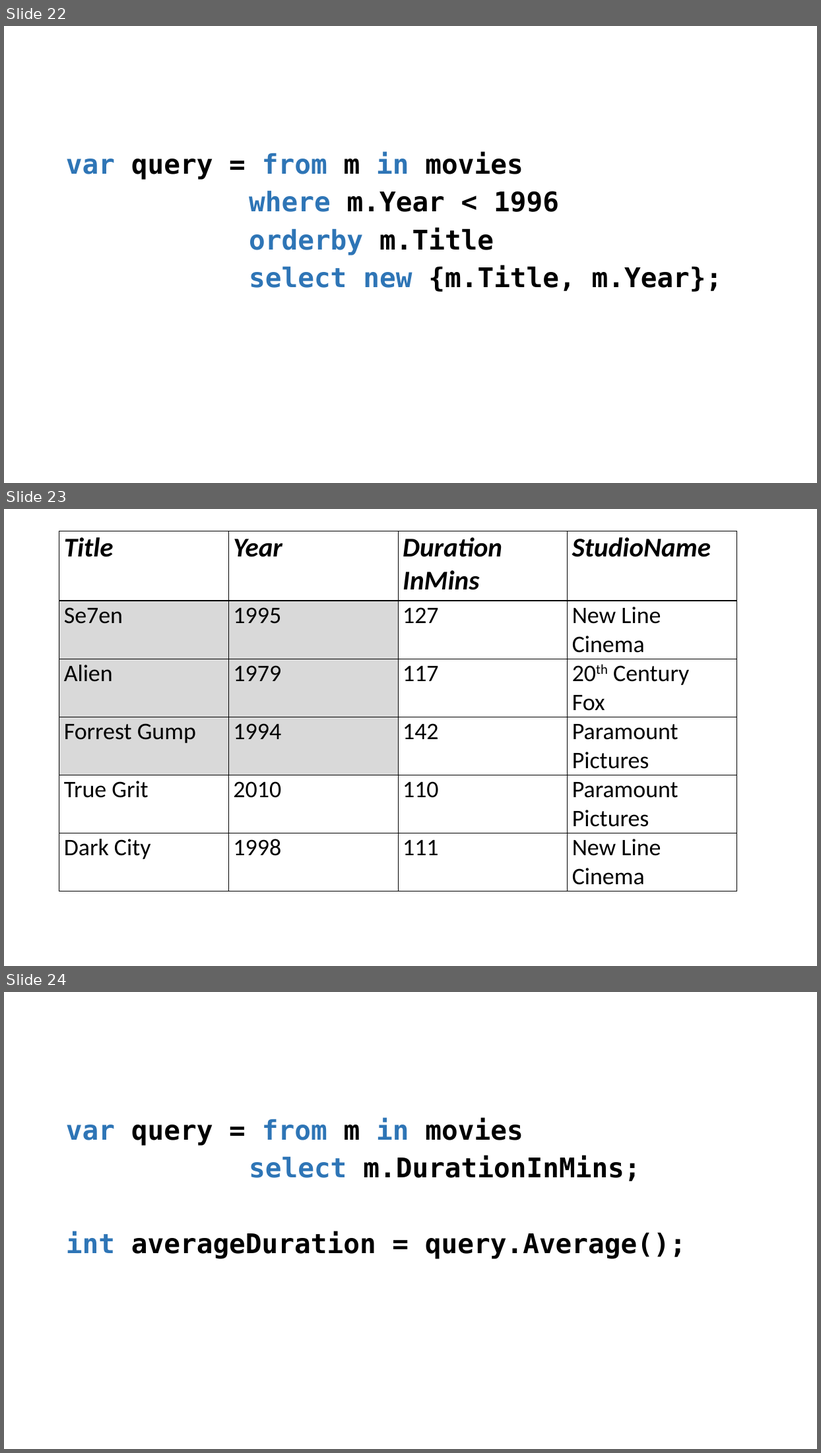
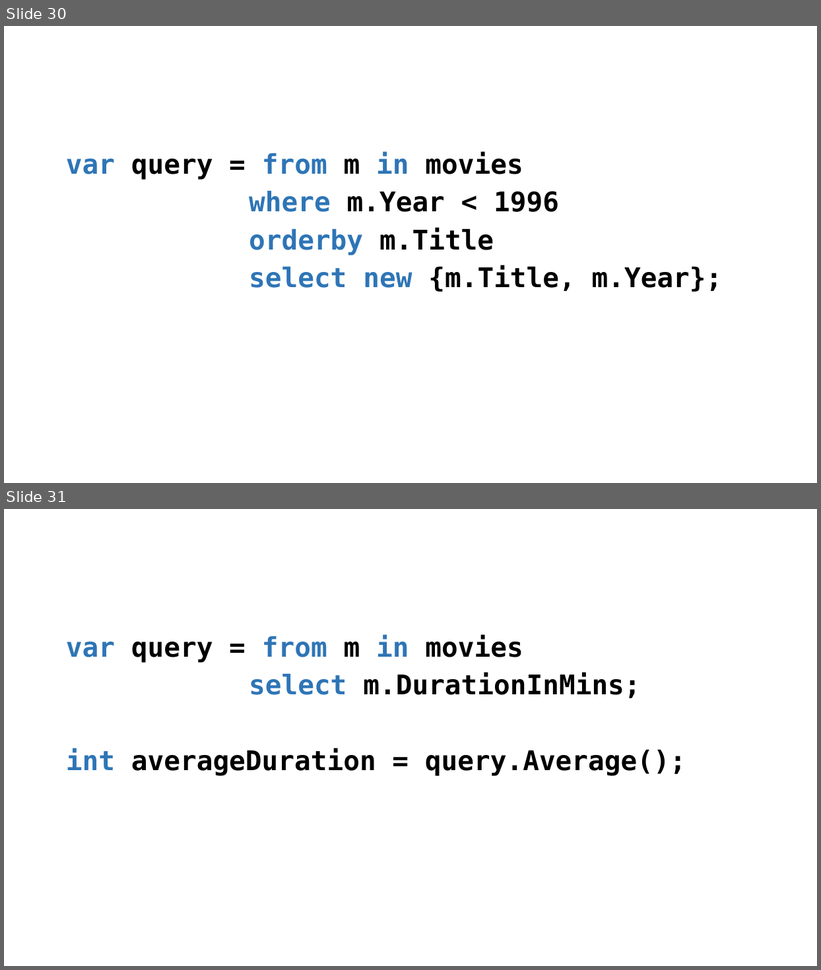
Before and after one commit to perslaursen/OOProg22, a slide deck: Chap/Prog03/Presentations/LINQ.pptx. Shown one above the other, each under a label of ours: slides 22, 23 and 24 before the commit, slides 30 and 31 after it. The pictures are 821x1453 and 821x970 pixels, drawn with LibreOffice and Linux fonts; fonts in the diff are those of the drawing. Boxes give left, top, right and bottom in pixels: in the first picture for what was removed or moved away, otherwise in the second. Text is boxed around its words. In the diff, an @@ line names an element or a change of style, - is before the commit and + after.

```diff
--- a/Chap/Prog03/Presentations/LINQ.pptx
+++ b/Chap/Prog03/Presentations/LINQ.pptx
@@ slide 23 removed at bbox=[4, 509, 817, 966], background #FFFFFF @@
@@ table removed at bbox=[59, 531, 738, 892], 6 rows, 4 columns @@
-Title | Year | Duration / InMins | StudioName
-Se7en | 1995 | 127 | New Line Cinema
-Alien | 1979 | 117 | 20th Century / Fox
-Forrest Gump | 1994 | 142 | Paramount Pictures
-True Grit | 2010 | 110 | Paramount Pictures
-Dark City | 1998 | 111 | New Line Cinema
@@ what was slide 22 is now slide 30 @@
@@ what was slide 24 is now slide 31 @@
```
Also in this commit, not shown: 2 slides changed, 14 slides added, 22 other files.
